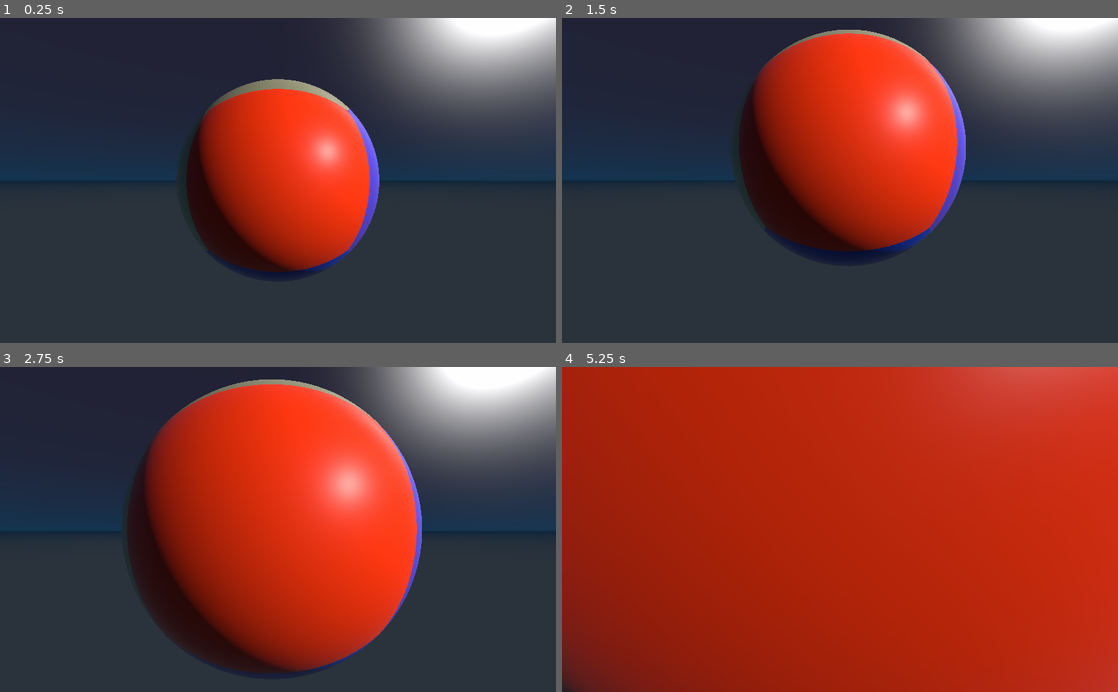
Above: before the commit, frames 1-4 (two rows, left to right).
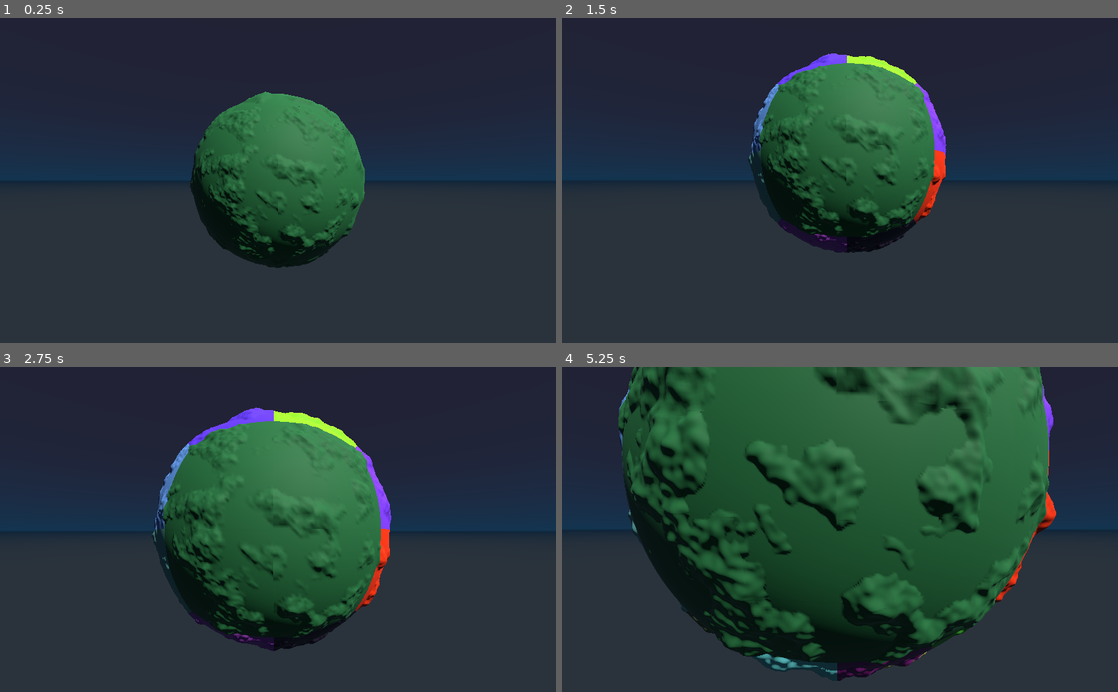
Above: after the commit, the same moments.

Repository: Hoimar/Planet-Generator
Game: Godot game, scene res://scenes/Main.tscn
Two runs of this game, one before a commit and one after it. Both use one fixed random seed, a clock stepped at 60 frames per second and the inputs below.
Inputs (mouse positions are in pixels of both pictures, inside the frame that each line leads up to):
- Up to frame 1 (0.25 s): no input
- Up to frame 2 (1.5 s): tap Enter at 0.5 s; move the mouse to (867, 180) at 0.52 s; hold Q 0.53-1.28 s; hold W from 0.53 s (still down); tap Space (colored_faces, bound only after the commit) at 0.6 s; move the mouse to (812, 180) at 1.27 s; tap Q at 1.35 s
- Up to frame 3 (2.75 s): keep holding W; tap E at 1.55 s; move the mouse to (289, 523) at 2.02 s; hold E from 2.03 s (still down); tap Space (colored_faces, bound only after the commit) at 2.3 s
- Up to frame 4 (5.25 s): keep holding W; move the mouse to (834, 536) at 2.77 s; release E at 2.78 s; tap Space (colored_faces, bound only after the commit) at 2.85, 4.55, 5.1 s; tap Q at 3.05 s; move the mouse to (878, 532) at 3.52 s; hold Q 3.53-4.28 s; tap E at 3.8, 4.35 s; move the mouse to (795, 526) at 4.27 s; move the mouse to (845, 529) at 5.02 s; hold Q from 5.03 s (still down)

The runs differ from the first frame. In frame 1, 28% of the frame differs, in the area x 31-100%, y 0-81%; in frame 2, 33%; in frame 3, 49%; in frame 4, 100%, in the area x 0-100%, y 0-100%.

Commit message:
noise, LOD, tool scripts
noise layers
working LOD system

Diff:
--- a/project.godot
+++ b/project.godot
@@ -9,7 +9,7 @@
 config_version=4
 
 _global_script_classes=[ {
-"base": "Spatial",
+"base": "Resource",
 "class": "NoiseGenerator",
 "language": "GDScript",
 "path": "res://scripts/NoiseGenerator.gd"
@@ -19,6 +19,16 @@
 "language": "GDScript",
 "path": "res://scripts/Planet.gd"
 }, {
+"base": "Resource",
+"class": "PlanetSettings",
+"language": "GDScript",
+"path": "res://scripts/PlanetSettings.gd"
+}, {
+"base": "Resource",
+"class": "ShapeGenerator",
+"language": "GDScript",
+"path": "res://scripts/ShapeGenerator.gd"
+}, {
 "base": "MeshInstance",
 "class": "TerrainFace",
 "language": "GDScript",
@@ -27,6 +37,8 @@
 _global_script_class_icons={
 "NoiseGenerator": "",
 "Planet": "",
+"PlanetSettings": "",
+"ShapeGenerator": "",
 "TerrainFace": ""
 }
 
@@ -35,6 +47,10 @@
 config/name="Planet Generator"
 run/main_scene="res://scenes/Main.tscn"
 config/icon="res://resources/icon.png"
+
+[autoload]
+
+Global="*res://scripts/Global.gd"
 
 [input]
 
@@ -52,6 +68,11 @@
 , Object(InputEventKey,"resource_local_to_scene":false,"resource_name":"","device":0,"alt":false,"shift":false,"control":false,"meta":false,"command":false,"pressed":false,"scancode":83,"unicode":0,"echo":false,"script":null)
  ]
 }
+colored_faces={
+"deadzone": 0.5,
+"events": [ Object(InputEventKey,"resource_local_to_scene":false,"resource_name":"","device":0,"alt":false,"shift":false,"control":false,"meta":false,"command":false,"pressed":false,"scancode":32,"unicode":0,"echo":false,"script":null)
+ ]
+}
 
 [rendering]
 
--- /dev/null
+++ b/resources/DefaultPlanetMaterial.tres
@@ -0,0 +1,5 @@
+[gd_resource type="SpatialMaterial" format=2]
+
+[resource]
+albedo_color = Color( 0.1432, 0.42627, 0.232839, 1 )
+roughness = 0.7
--- /dev/null
+++ b/resources/DefaultPlanetSettings.tres
@@ -0,0 +1,26 @@
+[gd_resource type="Resource" load_steps=6 format=2]
+
+[ext_resource path="res://scripts/ShapeGenerator.gd" type="Script" id=1]
+[ext_resource path="res://scripts/PlanetSettings.gd" type="Script" id=2]
+[ext_resource path="res://scripts/NoiseGenerator.gd" type="Script" id=3]
+
+[sub_resource type="Resource" id=2]
+script = ExtResource( 3 )
+useFirstAsMask = false
+seedValue = 0
+strength = 0.75
+octaves = 4
+period = 0.2
+persistence = 0.5
+
+[sub_resource type="Resource" id=1]
+script = ExtResource( 1 )
+baseLevel = 0.0
+noiseGenerators = [ SubResource( 2 ) ]
+
+[resource]
+script = ExtResource( 2 )
+seedValue = 0
+resolution = 50
+radius = 10.0
+shapeGenerator = SubResource( 1 )
--- a/resources/Planet.tres
+++ /dev/null
@@ -1,5 +0,0 @@
-[gd_resource type="SpatialMaterial" format=2]
-
-[resource]
-albedo_color = Color( 0, 1, 0.316667, 1 )
-roughness = 0.4
--- a/resources/default_env.tres
+++ b/resources/default_env.tres
@@ -6,8 +6,8 @@
 sky_energy = 2.0
 ground_bottom_color = Color( 0.168627, 0.203922, 0.239216, 1 )
 ground_horizon_color = Color( 0.0431373, 0.141176, 0.223529, 1 )
-sun_latitude = 33.0
-sun_longitude = 46.0
+sun_latitude = 130.58
+sun_longitude = -38.82
 sun_energy = 5.0
 
 [resource]
--- a/scenes/FlyCamera.tscn
+++ b/scenes/FlyCamera.tscn
@@ -2,8 +2,6 @@
 
 [ext_resource path="res://scripts/FlyCamera.gd" type="Script" id=1]
 
-[node name="Camera" type="Camera" groups=[
-"camera",
-]]
+[node name="Camera" type="Camera"]
 current = true
 script = ExtResource( 1 )
--- a/scenes/Main.tscn
+++ b/scenes/Main.tscn
@@ -9,14 +9,12 @@
 environment = ExtResource( 1 )
 script = ExtResource( 2 )
 
-[node name="OmniLight" type="OmniLight" parent="."]
-transform = Transform( 1, 0, 0, 0, 1, 0, 0, 0, 1, 4.02317, 2.82353, 3.65779 )
+[node name="DirectionalLight" type="DirectionalLight" parent="."]
+transform = Transform( 0.887253, 0.233778, 0.397657, -0.461284, 0.449658, 0.764869, 0, -0.862064, 0.506799, 0, 10, 0 )
 light_energy = 1.5
-omni_range = 100.0
 
 [node name="FlyCamera" parent="." instance=ExtResource( 4 )]
-transform = Transform( 1, 0, 0, 0, 1, 0, 0, 0, 1, 0, 0, 2.5 )
+transform = Transform( 1, 0, 0, 0, 1, 0, 0, 0, 1, 0, 0, 28.8433 )
 near = 0.01
 
 [node name="Planet" parent="." instance=ExtResource( 3 )]
-resolution = 30
--- a/scenes/Planet.tscn
+++ b/scenes/Planet.tscn
@@ -4,3 +4,7 @@
 
 [node name="Planet" type="Spatial"]
 script = ExtResource( 1 )
+
+[node name="terrain" type="Node" parent="."]
+
+[node name="noiseLayers" type="Node" parent="."]
--- a/scripts/FlyCamera.gd
+++ b/scripts/FlyCamera.gd
@@ -1,55 +1,60 @@
 extends Camera
 
-export(float) var mouse_sensitivity = 0.025
-export(float) var camera_speed = 0.005
+export(float) var mouseSensitivity = 0.025
+export(float) var cameraSpeed = 0.05
+export(float) var speedStep = 0.0005
+export(float) var maxSpeed = 0.2
 
 const X_AXIS = Vector3(1, 0, 0)
 const Y_AXIS = Vector3(0, 1, 0)
 
 var is_mouse_motion = false
 
-var mouse_speed = Vector2()
-var mouse_speed_x = 0
-var mouse_speed_y = 0
+var mouseSpeed = Vector2()
+var mouseSpeedX = 0
+var mouseSpeedY = 0
 
-onready var camera_transform = self.get_transform()
+onready var cameraTransform = self.get_transform()
 
 func _ready():
 	Input.set_mouse_mode(Input.MOUSE_MODE_CAPTURED)
 	set_physics_process(true)
 	set_process_input(true)
 
-
 func _physics_process(delta):
-
-	var rot_x = Quat(X_AXIS, -mouse_speed_y)
-	var rot_y = Quat(Y_AXIS, -mouse_speed_x)
+	var rot_x = Quat(X_AXIS, -mouseSpeedY)
+	var rot_y = Quat(Y_AXIS, -mouseSpeedX)
 
 	if (Input.is_key_pressed(KEY_W)):
-		camera_transform.origin += -self.get_transform().basis.z * camera_speed
+		cameraTransform.origin += -self.get_transform().basis.z * cameraSpeed
 
 	if (Input.is_key_pressed(KEY_S)):
-		camera_transform.origin += self.get_transform().basis.z * camera_speed
+		cameraTransform.origin += self.get_transform().basis.z * cameraSpeed
 
 	if (Input.is_key_pressed(KEY_A)):
-		camera_transform.origin += -self.get_transform().basis.x * camera_speed
+		cameraTransform.origin += -self.get_transform().basis.x * cameraSpeed
 
 	if (Input.is_key_pressed(KEY_D)):
-		camera_transform.origin += self.get_transform().basis.x * camera_speed
+		cameraTransform.origin += self.get_transform().basis.x * cameraSpeed
 
 	if (Input.is_key_pressed(KEY_Q)):
-		camera_transform.origin += -self.get_transform().basis.y * camera_speed
+		cameraTransform.origin += -self.get_transform().basis.y * cameraSpeed
 
 	if (Input.is_key_pressed(KEY_E)):
-		camera_transform.origin += self.get_transform().basis.y * camera_speed
+		cameraTransform.origin += self.get_transform().basis.y * cameraSpeed
 
-	self.set_transform(camera_transform * Transform(rot_y) * Transform(rot_x))
-
+	self.set_transform(cameraTransform * Transform(rot_y) * Transform(rot_x))
 
 func _input(event):
-	mouse_speed = Vector2(0, 0)
+	mouseSpeed = Vector2(0, 0)
 	if event is InputEventMouseMotion:
-		mouse_speed = event.relative * mouse_sensitivity
+		mouseSpeed = event.relative * mouseSensitivity
+	elif event is InputEventMouseButton:
+		if event.button_index == BUTTON_WHEEL_UP:
+			cameraSpeed += speedStep
+		elif event.button_index == BUTTON_WHEEL_DOWN:
+			cameraSpeed -= speedStep
+		cameraSpeed = clamp(cameraSpeed, 0, maxSpeed)
 
-	mouse_speed_x += mouse_speed.x * mouse_sensitivity
-	mouse_speed_y += mouse_speed.y * mouse_sensitivity
+	mouseSpeedX += mouseSpeed.x * mouseSensitivity
+	mouseSpeedY += mouseSpeed.y * mouseSensitivity
--- /dev/null
+++ b/scripts/Global.gd
@@ -0,0 +1,3 @@
+extends Node
+
+var coloredFaces: bool = false
--- a/scripts/Main.gd
+++ b/scripts/Main.gd
@@ -1,6 +1,10 @@
 extends WorldEnvironment
-
-# Nothing happens here yet.
 
 func _ready():
 	pass
+	#get_viewport().set_debug_draw(Viewport.DEBUG_DRAW_WIREFRAME);
+	#VisualServer.set_debug_generate_wireframes(true)
+
+func _process(delta):
+	if Input.is_action_just_pressed("colored_faces"):
+		Global.coloredFaces = !Global.coloredFaces
--- a/scripts/NoiseGenerator.gd
+++ b/scripts/NoiseGenerator.gd
@@ -1,18 +1,50 @@
-extends Spatial
+tool
+extends Resource
 
 class_name NoiseGenerator
 
+export var useFirstAsMask: bool setget setUseFirstAsMask
+export var seedValue: int setget setSeedValue
+export var strength: float setget setStrength   # Scale of the noise values
+export var octaves: int = 4 setget setOctaves
+export(float) var period: float = 0.03 setget setPeriod
+export var persistence: float = 0.6 setget setPersistence
+
 var simplex: OpenSimplexNoise
-var seed_value: int
+var planet: Spatial
 
-# Called when the node enters the scene tree for the first time.
-func _init(var seed_value: int, var octaves: int, var period:float, var persistence: float):
-	self.seed_value = seed_value
+func updateSettings():
 	simplex = OpenSimplexNoise.new()
-	simplex.seed = seed_value
+	simplex.seed = seedValue
 	simplex.octaves = octaves
 	simplex.period = period
 	simplex.persistence = persistence
+	if planet:
+		planet.generate()
 
-func get_value(var x: float, var y: float):
-	return simplex.get_noise_2d(x, y)
+func evaluate(var v: Vector3):
+	return simplex.get_noise_3dv(v) * strength
+
+func setSeedValue(var new):
+	seedValue = new
+	updateSettings()
+
+func setStrength(var new):
+	strength = new
+	updateSettings()
+
+func setOctaves(var new):
+	octaves = new
+	updateSettings()
+
+func setPeriod(var new):
+	period = new
+	updateSettings()
+
+func setPersistence(var new):
+	persistence = new
+	updateSettings()
+
+func setUseFirstAsMask(var new):
+	useFirstAsMask = new
+	updateSettings()
--- a/scripts/Planet.gd
+++ b/scripts/Planet.gd
@@ -1,50 +1,45 @@
+tool
 extends Spatial
 
 class_name Planet
 
 const DIRECTIONS: Array =  [Vector3.UP, Vector3.DOWN, Vector3.LEFT, Vector3.RIGHT, Vector3.FORWARD, Vector3.BACK]
 
-export(bool) var doGenerate: bool = false setget set_do_generate
-export(int) var seed_value: int = 0 setget set_seed
-export(int, 3, 10000, 1) var resolution: int = 20 setget set_resolution
-export(float)  var radius: float = 1 setget set_radius
-export(Material) var material: Material = preload("res://resources/Planet.tres")
+export(bool) var doGenerate: bool = false setget setDoGenerate
+export(Resource) var settings = preload("res://resources/DefaultPlanetSettings.tres")
+export(Material) var material: Material = preload("res://resources/DefaultPlanetMaterial.tres")
 
-var faces: Array   # Stores the six faces that make up this planet.
-var noiseGenerator: NoiseGenerator
+var faces: Array   # Stores the six basic faces that make up this planet.
+var camera: Camera
 
-var camera: Spatial
+onready var terrain = $terrain
+onready var noiseLayers = $noiseLayers
 
 # Called when the node enters the scene tree for the first time.
 func _ready():
 	generate()
-	camera = get_tree().get_nodes_in_group("camera")[0]
 
 func _process(delta):
-	for face in get_children():
-		face.update(delta, camera.translation)
+	for face in terrain.get_children():
+		face.update(delta, get_viewport().get_camera().translation)
 
 func generate():
-	yield(self, "ready")
-	for child in get_children():
+	# Set up resources.
+	settings.planet = self
+	settings.shapeGenerator.planet = self
+	for ng in settings.shapeGenerator.noiseGenerators:
+		ng.planet = self
+
+	for child in terrain.get_children():
 		child.queue_free()
 
 	for dir in DIRECTIONS:
 		var face: TerrainFace = TerrainFace.new()
-		face.generate(self, dir, resolution, material)
-		add_child(face)
+		face.generate(self, dir, settings.resolution, material)
+		terrain.add_child(face)
 
-func set_do_generate(var new: bool):
+func addTerrainFace(var face: TerrainFace):
+	terrain.add_child(face)
+
+func setDoGenerate(var new: bool):
 	generate()
-
-func set_seed(var new: int):
-	seed_value = new
-	generate()
-
-func set_resolution(var new: int):
-	resolution = new
-	generate()
-
-func set_radius(var new: float):
-	radius = new
-	generate()
--- /dev/null
+++ b/scripts/PlanetSettings.gd
@@ -0,0 +1,31 @@
+tool
+extends Resource
+
+class_name PlanetSettings
+
+export(int) var seedValue: int = 0 setget setSeed
+export(int, 2, 10000, 1) var resolution: int = 20 setget setResolution
+export(float) var radius: float = 1 setget setRadius
+export(Resource) var shapeGenerator
+
+var planet: Spatial
+
+func a():
+	print("a")
+
+func onSettingsChanged():
+	if !planet:
+		return
+	planet.generate()
+
+func setSeed(var new: int):
+	seedValue = new
+	onSettingsChanged()
+
+func setResolution(var new: int):
+	resolution = new
+	onSettingsChanged()
+
+func setRadius(var new: float):
+	radius = new
+	onSettingsChanged()
--- /dev/null
+++ b/scripts/ShapeGenerator.gd
@@ -0,0 +1,24 @@
+tool
+extends Resource
+
+class_name ShapeGenerator
+
+var planet
+export(float, -1, 1) var baseLevel: float setget setBaseLevel
+export(Array) var noiseGenerators: Array
+
+func getPointOnPlanet(var pointOnUnitSphere: Vector3) -> Vector3:
+	var v: Vector3 = pointOnUnitSphere * planet.settings.radius
+	var array = range(0, noiseGenerators.size())
+	for i in array:
+		if noiseGenerators[i].useFirstAsMask:
+			pass
+		var noise = noiseGenerators[i].evaluate(pointOnUnitSphere)
+		if noise > baseLevel * noiseGenerators[i].strength:
+			v += pointOnUnitSphere * noise
+	return v
+
+func setBaseLevel(var new):
+	baseLevel = new
+	if planet:
+		planet.generate()
--- a/scripts/TerrainFace.gd
+++ b/scripts/TerrainFace.gd
@@ -1,16 +1,17 @@
 # Represents one patch of terrain in the quad tree that's projected onto a sphere.
-
+tool
 extends MeshInstance
 
 class_name TerrainFace
 
 # The four corners of a quad.
 const OFFSETS: Array = [Vector2(-1, -1), Vector2(-1, 1), Vector2(1, -1), Vector2(1, 1)]
-const MIN_DISTANCE: float = 1.5
-const MIN_SIZE: float = 1.0/(2^40)   # How many subdivisions are possible.
+const MIN_DISTANCE: float = 3.0
+const MIN_SIZE: float = 1.0/pow(2, 9)   # How many subdivisions are possible.
 enum STATE {GENERATING, ACTIVE, SUBDIVIDED, OBSOLETE}
 
 var planet: Spatial   # Node in the scene hierarchy to contain the faces.
+var shapeGen: ShapeGenerator
 var axisUp: Vector3      # Normal of flat cube face.
 var axisA: Vector3       # Axis perpendicular to the normal.
 var axisB: Vector3       # Axis perpendicular to both above.
@@ -28,20 +29,24 @@
 
 func update(delta, var viewPos: Vector3):
 	var distance: float = viewPos.distance_to(center.global_transform.origin)
-	var needsSubdivision: bool = distance < MIN_DISTANCE * size
+	var needsSubdivision: bool = distance < MIN_DISTANCE * size * planet.settings.radius
 	if state == STATE.ACTIVE:
 		if needsSubdivision:
 			subdivide()
-			return
 		else:
 			markObsolete()
+	elif state == STATE.OBSOLETE:
+		if needsSubdivision:
+			subdivide()
 	elif state == STATE.SUBDIVIDED:
-		var allChildrenObsolete: bool = true
-		for child in childFaces:
-			if child.state != STATE.OBSOLETE:
-				allChildrenObsolete = false
-		if allChildrenObsolete:
-			merge()
+		if !needsSubdivision:
+			var allChildrenObsolete: bool = true
+			for child in childFaces:
+				if child.state != STATE.OBSOLETE:
+					allChildrenObsolete = false
+			if allChildrenObsolete:
+				# We don't need subdivision and all children are obsolete.
+				merge()
 
 func generate(  _planet: Spatial, \
 				_axisUp: Vector3, \
@@ -66,8 +71,9 @@
 	self.material = _material
 	# Add center point of this face as child.
 	self.center = Position3D.new()
-	self.center.translate((axisUp + offsetA + offsetB).normalized() * planet.radius)
+	self.center.translate((axisUp + offsetA + offsetB).normalized() * planet.settings.radius)
 	self.add_child(self.center)
+	self.shapeGen = planet.settings.shapeGenerator
 
 	var vertices: PoolVector3Array = PoolVector3Array()
 	vertices.resize(resolution*resolution)
@@ -88,7 +94,7 @@
 										+ offsetA \
 										+ offsetB
 			var pointOnUnitSphere: Vector3 = pointOnUnitCube.normalized()
-			vertices[vertexIdx] = pointOnUnitSphere
+			vertices[vertexIdx] = shapeGen.getPointOnPlanet(pointOnUnitSphere)
 			# Build two triangles that form one quad of this face.
 			if x != resolution - 1 && y != resolution - 1:
 				triangles[triIndex] = vertexIdx
@@ -114,10 +120,9 @@
 
 		# calculate normal for this face
 		var norm: Vector3 = -(v2 - v1).normalized().cross((v3 - v1).normalized()).normalized()
-
 		normals[vertexIdx1] = norm
 		normals[vertexIdx2] = norm
-		normals[vertexIdx2] = norm
+		normals[vertexIdx3] = norm
 
 	# Commit the mesh.
 	var arrays = Array()
@@ -127,9 +132,10 @@
 	arrays[Mesh.ARRAY_INDEX] = triangles
 	mesh = ArrayMesh.new()
 	mesh.add_surface_from_arrays(Mesh.PRIMITIVE_TRIANGLES, arrays)
-	var newMaterial: SpatialMaterial = material.duplicate()
-	newMaterial.albedo_color = Color(randi())
-	mesh.surface_set_material(0, newMaterial)
+	if !Engine.editor_hint and Global.coloredFaces:
+		material = material.duplicate()
+		material.albedo_color = Color(randi())
+	mesh.surface_set_material(0, material)
 	state = STATE.ACTIVE
 
 # Subdivide this face into four smaller ones.
@@ -140,7 +146,7 @@
 		var childFace: TerrainFace = get_script().new()   # Workaround because of cyclic reference limitations.
 		childFace.generate(planet, axisUp, resolution, material, self, offset, size/2.0)
 		childFaces.append(childFace)
-		planet.add_child(childFace)
+		planet.addTerrainFace(childFace)
 	set_visible(false)
 	state = STATE.SUBDIVIDED
 
@@ -158,6 +164,3 @@
 	childFaces.clear()
 	set_visible(true)
 	state = STATE.ACTIVE
-
-func normalize(var v: Vector3):
-	return v.normalized() * planet.radius
